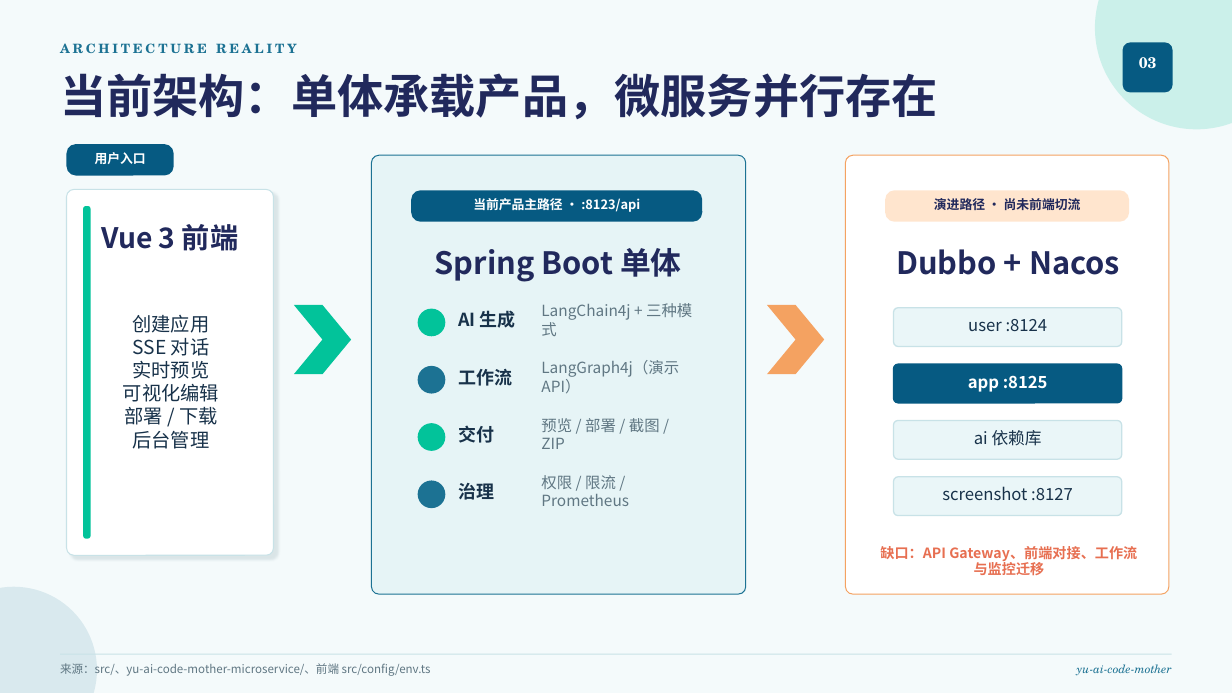
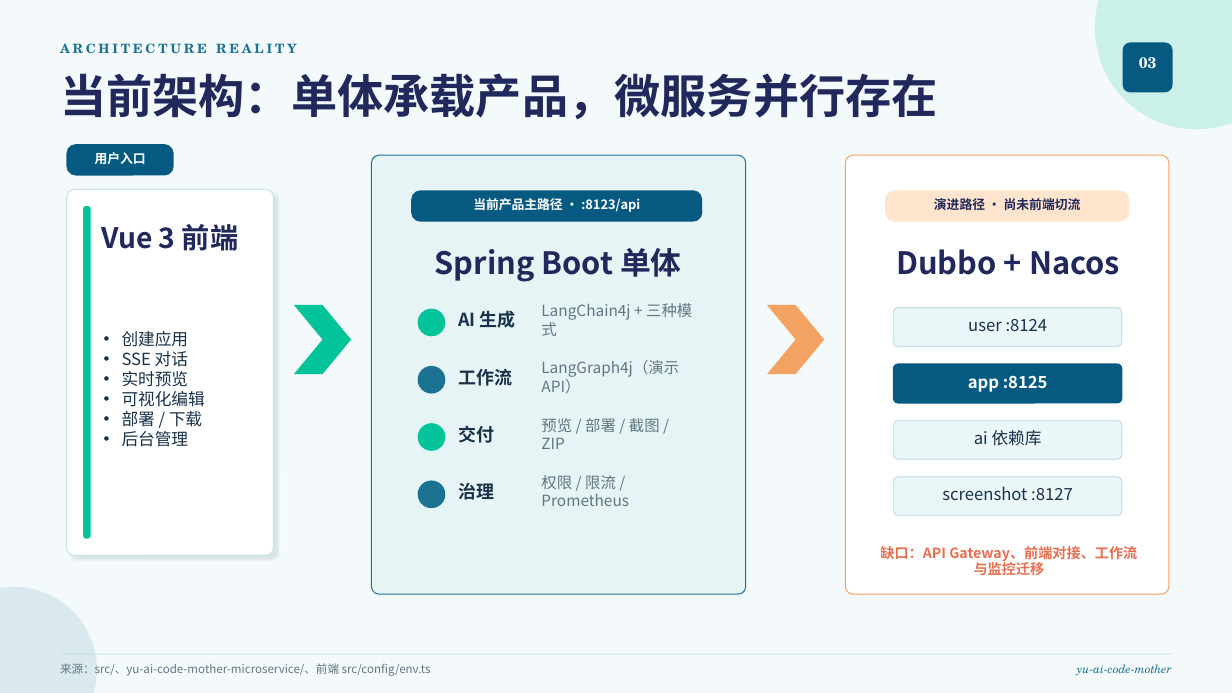
Before and after one commit to liyupi/yu-ai-code-mother, a slide deck: slide 3 of docs/reports/project-status-2026-07-21.pptx. Drawn at 1232x693 pixels with LibreOffice and Linux fonts; fonts in the diff are those of the drawing. Boxes give left, top, right and bottom in pixels: in the first picture for what was removed or moved away, otherwise in the second. Text is boxed around its words. In the diff, an @@ line names an element or a change of style, - is before the commit and + after.

```diff
--- a/docs/reports/project-status-2026-07-21.pptx
+++ b/docs/reports/project-status-2026-07-21.pptx
@@ text "创建应用": place and size @@
-text "创建应用" at [123,315,219,449]
+text "创建应用" at [122,331,205,447]
@@ text "创建应用" at [122,331,205,447]: size 15 to 13 pt; alignment centre to left; bullet none to • @@
```
Also in this commit, not shown: 3 other slides changed.
